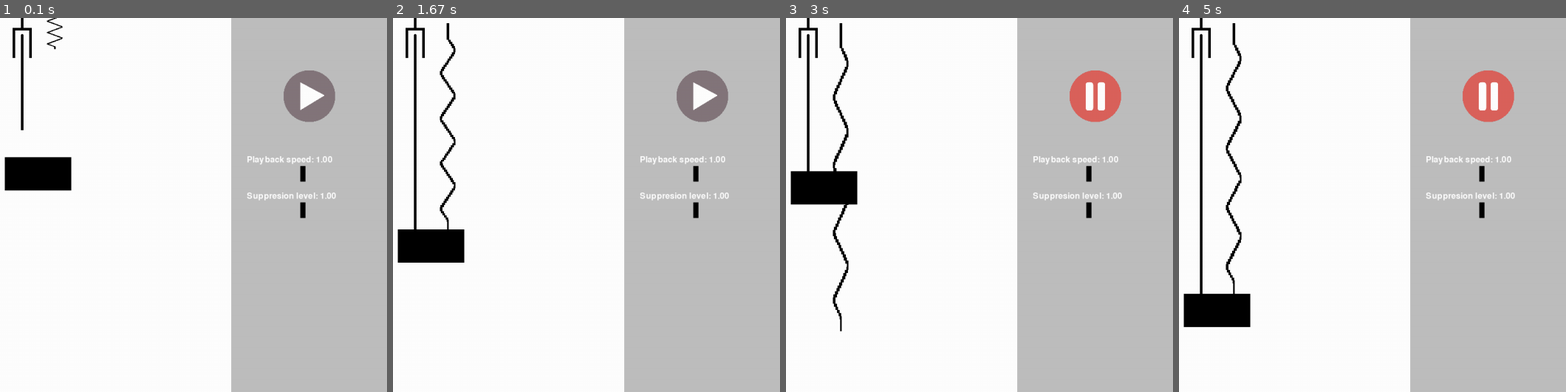
Above: before the commit, frames 1-4 (left to right).
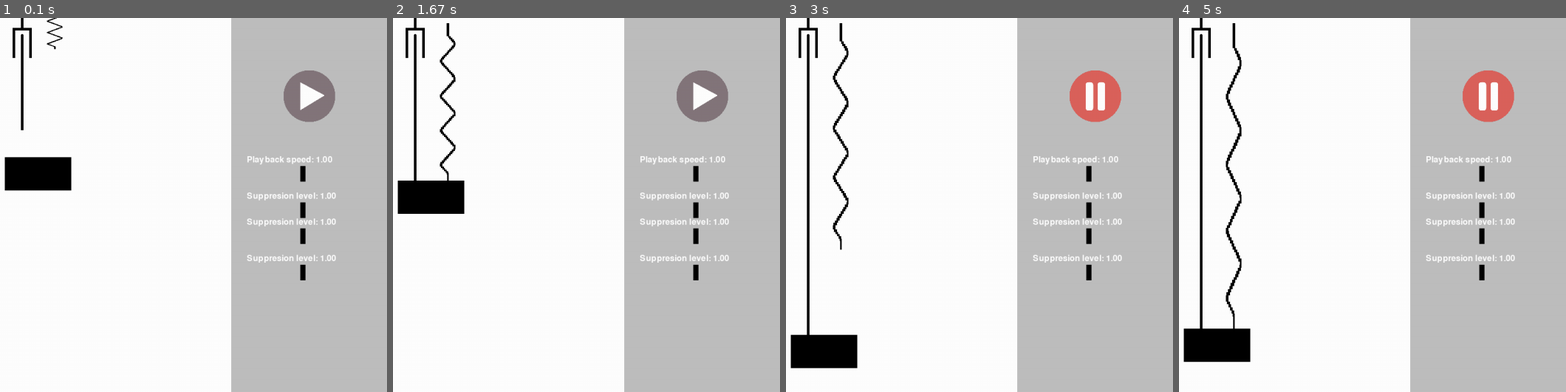
Above: after the commit, the same moments.

Repository: KamilGrundas/Damping_Simulator
Game: pygame game, started from code/main.py
The game is run twice, just before and just after one commit, with the same random seed, the same clock (stepped at 60 frames per second) and the same inputs.
Inputs (mouse positions are in pixels of both pictures, inside the frame that each line leads up to):
- Up to frame 1 (0.1 s): no input
- Up to frame 2 (1.67 s): click (702, 96) at 0.38 s; click (702, 96) at 0.72 s
- Up to frame 3 (3 s): click (1095, 96) at 2.05 s; tap W at 2.33 s
- Up to frame 4 (5 s): tap C at 3.17, 4.5 s; tap W at 3.57, 3.87 s

The runs differ from the first frame. In frame 1, 0.5% of the frame differs, in the area x 63-87%, y 53-71%; in frame 2, 4.2%; in frame 3, 4.8%, in the area x 1-87%, y 6-94%; in frame 4, 4.7%.

Commit message:
Added time speed feature

Diff:
--- a/code/circle.py
+++ b/code/circle.py
@@ -27,23 +27,23 @@
         self.accelerate = False
         self.up = True
 
-    def move(self):
+    def move(self, time_speed):
         # self.pos.x += 1 * self.speed * dt
         # self.rect.centerx = self.pos.x
         # print(self.current_speed)
 
         if self.up:
-            self.pos.y -= self.current_speed
+            self.pos.y -= self.current_speed * time_speed
         else:
-            self.pos.y += self.current_speed
+            self.pos.y += self.current_speed * time_speed
 
         if self.accelerate:
-            self.current_speed += self.speed
+            self.current_speed += self.speed * time_speed
             if self.current_speed > self.max_speed:
                 self.accelerate = False
 
         else:
-            self.current_speed -= self.speed
+            self.current_speed -= self.speed * time_speed
             if self.current_speed < 0:
                 self.accelerate = True
                 if self.change_direction == True:
@@ -59,5 +59,5 @@
 
         self.rect.centery = int(self.pos.y)
 
-    def update(self):
-        self.move()
+    def update(self, time_speed):
+        self.move(time_speed)
--- a/code/connector.py
+++ b/code/connector.py
@@ -41,7 +41,7 @@
         self.y = []
         self.time = 0
 
-    def update(self):
+    def update(self, time_speed):
         if self.show_graph == False:
             self.stretch()
         else:
--- a/code/level.py
+++ b/code/level.py
@@ -29,17 +29,41 @@
         self.start_button = Button(
             (SCREEN_WIDTH - SIDE_MENU_WIDTH / 2, 150), self.controls
         )
-        self.playback_speed = Slider(
+        self.time_speed_button = Slider(
             SLIDER_POSITIONS[0],
             self.controls,
             self.display_surface,
             "Playback speed",
+            0.25,
+            2,
+            1,
         )
-        self.suppression_level = Slider(
+        self.suppression_level_button = Slider(
             SLIDER_POSITIONS[1],
             self.controls,
             self.display_surface,
             "Suppresion level",
+            0.25,
+            2,
+            1,
+        )
+        self.suppression_level_button = Slider(
+            SLIDER_POSITIONS[2],
+            self.controls,
+            self.display_surface,
+            "Suppresion level",
+            0.25,
+            2,
+            1,
+        )
+        self.suppression_level_button = Slider(
+            SLIDER_POSITIONS[3],
+            self.controls,
+            self.display_surface,
+            "Suppresion level",
+            0.25,
+            2,
+            1,
         )
         self.circle = Circle((SCREEN_WIDTH / 2 - 32, 300), self.all_sprites)
         self.spring = Spring((SCREEN_WIDTH / 2, 10), self.circle, self.all_sprites)
@@ -65,8 +89,9 @@
         self.display_surface.fill("white")
         self.all_sprites.draw(self.display_surface)
         self.controls.draw(self.display_surface)
-        self.circle.k = self.suppression_level.k
+        self.circle.k = self.suppression_level_button.k
+        time_speed = self.time_speed_button.k
         self.controls.update()
         self.input()
         if self.start_button.is_playing == False:
-            self.all_sprites.update()
+            self.all_sprites.update(time_speed)
--- a/code/main.py
+++ b/code/main.py
@@ -18,8 +18,8 @@
                     pygame.quit()
                     sys.exit()
 
-            self.clock.tick(100)
-            # print(self.clock.get_fps())
+            self.clock.tick()
+            print(self.clock.get_fps())
             self.level.run()
             pygame.display.update()
 
--- a/code/settings.py
+++ b/code/settings.py
@@ -12,7 +12,7 @@
 STOP_BUTTON = "graphics/buttons/stop_button.png"
 
 # sliders
-SLIDER_POSITIONS = ((1100, 300), (1100, 370), (1100, 420))
+SLIDER_POSITIONS = ((1100, 300), (1100, 370), (1100, 420), (1100, 490))
 SLIDER_MAX = 1250
 SLIDER_MIN = 1010
 
--- a/code/slider.py
+++ b/code/slider.py
@@ -3,7 +3,7 @@
 
 
 class Slider(pygame.sprite.Sprite):
-    def __init__(self, pos, group, display_surface, name):
+    def __init__(self, pos, group, display_surface, name, min, max, default_value):
         super().__init__(group)
 
         self.display_surface = display_surface
@@ -20,13 +20,11 @@
         self.rect = self.image.get_rect(center=pos)
         self.dragging = False  # Flag to track whether the slider is being dragged
 
-        self.max = 2
-        self.min = 0.25
-        self.k = 1  # start value
+        self.k = default_value  # start value
 
         # Set range of slider
-        self.a = (self.max - self.min) / (SLIDER_MAX - SLIDER_MIN)
-        self.b = self.min - self.a * SLIDER_MIN
+        self.a = (max - min) / (SLIDER_MAX - SLIDER_MIN)
+        self.b = min - self.a * SLIDER_MIN
 
         self.rect.x = (self.k - self.b) / self.a
 
--- a/code/spring.py
+++ b/code/spring.py
@@ -39,7 +39,7 @@
         self.y = []
         self.time = 0
 
-    def update(self):
+    def update(self, time_speed):
         if self.show_graph == False:
             self.stretch()
         else:
